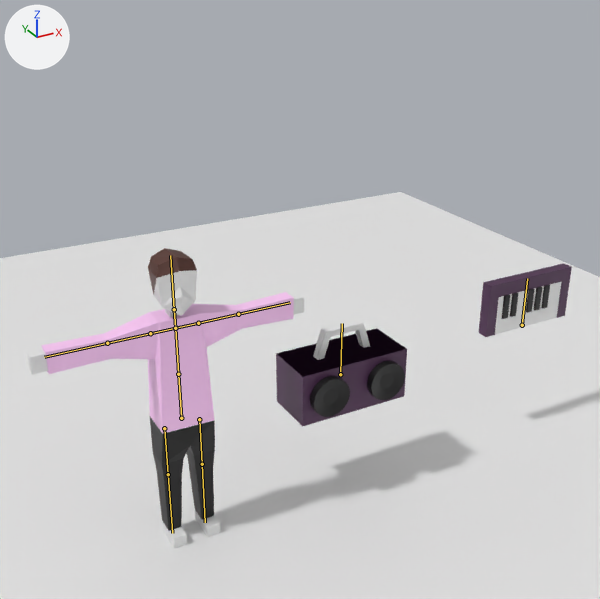
What one commit did to the Blender file mdlsrc/tanner.blend.
Before and after are seen from a 50 mm lens placed at (-3.88, -11.04, 9.32), pointed at (2.24, 0.1, 3.75). Lighting does not change. The marker at upper left points along +X, +Y and +Z. The bones that bend it are drawn over the model as lines.
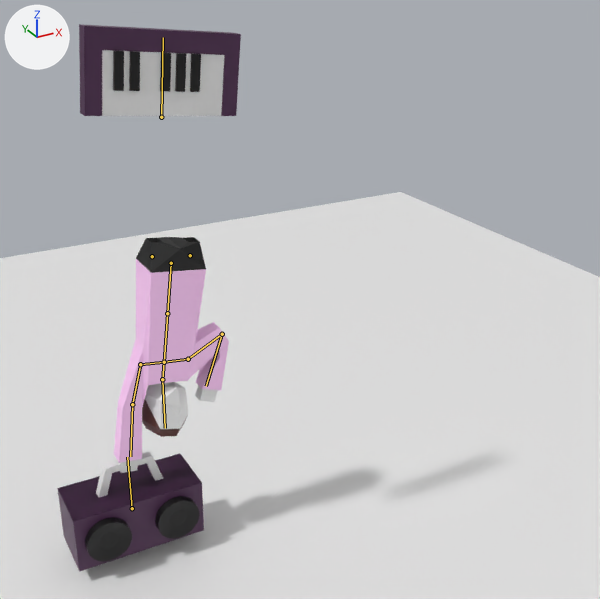
The newer file adds an action. The first version stands in its rest pose; the second is drawn at frame 40 of the action 'boombox_leave'.

Location of each change, [x1, y1, x2, y2] in pixels of the pictures (600 x 599 px):
```json
{"object": "Cube", "change": "posed", "before": [27, 248, 572, 549], "after": [57, 24, 241, 572], "on screen": "66% narrower, 82% taller"}
{"bone": "root", "before": "(181, 418) to (178, 374)", "after": "(171, 263) to (167, 313)"}
{"bone": "head", "before": "(174, 309) to (170, 255)", "after": "(162, 379) to (165, 428)"}
{"bone": "rarm1", "before": "(198, 323) to (238, 314)", "after": "(140, 364) to (132, 404)"}
{"bone": "rarm2", "before": "(238, 314) to (290, 302)", "after": "(132, 404) to (130, 456)"}
{"bone": "larm1", "before": "(150, 333) to (107, 343)", "after": "(188, 359) to (222, 334)"}
{"bone": "larm2", "before": "(107, 343) to (44, 357)", "after": "(222, 334) to (206, 386)"}
{"bone": "lthigh", "before": "(199, 419) to (202, 464)", "after": "(152, 256) to (152, 256)"}
{"bone": "rthigh", "before": "(164, 428) to (168, 474)", "after": "(190, 255) to (190, 255)"}
{"bone": "boombox", "before": "(340, 374) to (342, 323)", "after": "(132, 508) to (127, 457)"}
{"bone": "piano", "before": "(522, 325) to (527, 278)", "after": "(161, 117) to (163, 37)"}
```

The change, as JSON lines over the scene's bpy script:
```json
{"block": "bone_root", "where": "bone_root = bpy.data.objects['Armature'].pose.bones['root']"}
{"op": "set", "path": "bone_root.location", "old": "(0.0, 0.0, 0.0)", "new": "(0.0, 2.67, 0.0)"}
{"op": "set", "path": "bone_root.rotation_quaternion", "old": "(1.0, 0.0, 0.0, 0.0)", "new": "(0.069, 0.0, 0.0, 0.998)", "note": "degrees (0, 0, 0) -> degrees (0, 0, 172)"}
{"block": "bone_head", "where": "bone_head = bpy.data.objects['Armature'].pose.bones['head']  # child of 'neck'"}
{"op": "set", "path": "bone_head.rotation_quaternion", "old": "(1.0, 0.0, 0.0, 0.0)", "new": "(0.975, 0.012, -0.212, 0.058)", "note": "degrees (0, 0, 0) -> degrees (0, -25, 7)"}
{"block": "bone_rarm1", "where": "bone_rarm1 = bpy.data.objects['Armature'].pose.bones['rarm1']  # child of 'lshoulder'"}
{"op": "set", "path": "bone_rarm1.rotation_quaternion", "old": "(1.0, 0.0, 0.0, 0.0)", "new": "(0.748, 0.0, -0.005, 0.664)", "note": "degrees (0, 0, 0) -> degrees (0, 0, 83)"}
{"block": "bone_rarm2", "where": "bone_rarm2 = bpy.data.objects['Armature'].pose.bones['rarm2']  # child of 'rarm1'"}
{"op": "set", "path": "bone_rarm2.rotation_quaternion", "old": "(1.0, 0.0, 0.0, 0.0)", "new": "(0.997, -0.001, 0.002, 0.067)", "note": "degrees (0, 0, 0) -> degrees (0, 0, 8)"}
{"block": "bone_larm1", "where": "bone_larm1 = bpy.data.objects['Armature'].pose.bones['larm1']  # child of 'rshoulder'"}
{"op": "set", "path": "bone_larm1.rotation_quaternion", "old": "(1.0, 0.0, 0.0, 0.0)", "new": "(0.954, 0.0, 0.0, 0.299)", "note": "degrees (0, 0, 0) -> degrees (0, 0, 35)"}
{"block": "bone_larm2", "where": "bone_larm2 = bpy.data.objects['Armature'].pose.bones['larm2']  # child of 'larm1'"}
{"op": "set", "path": "bone_larm2.rotation_quaternion", "old": "(1.0, 0.0, 0.0, 0.0)", "new": "(0.364, 0.0, 0.0, -0.931)", "note": "degrees (0, 0, 0) -> degrees (0, 0, -137)"}
{"block": "bone_lthigh", "where": "bone_lthigh = bpy.data.objects['Armature'].pose.bones['lthigh']  # child of 'root'"}
{"op": "set", "path": "bone_lthigh.scale", "old": "(1.0, 1.0, 1.0)", "new": "(0.0, 0.0, 0.0)"}
{"block": "bone_rthigh", "where": "bone_rthigh = bpy.data.objects['Armature'].pose.bones['rthigh']  # child of 'root'"}
{"op": "set", "path": "bone_rthigh.scale", "old": "(1.0, 1.0, 1.0)", "new": "(0.0, 0.0, 0.0)"}
{"block": "bone_boombox", "where": "bone_boombox = bpy.data.objects['Armature'].pose.bones['boombox']"}
{"op": "set", "path": "bone_boombox.location", "old": "(0.0, 0.0, 0.0)", "new": "(-3.93, -1.47, -0.05)"}
{"block": "bone_piano", "where": "bone_piano = bpy.data.objects['Armature'].pose.bones['piano']"}
{"op": "set", "path": "bone_piano.location", "old": "(0.0, 0.0, 0.0)", "new": "(-7.41, 4.93, 0.51)"}
{"op": "set", "path": "bone_piano.rotation_quaternion", "old": "(1.0, 0.0, 0.0, 0.0)", "new": "(0.999, 0.0, 0.0, -0.048)", "note": "degrees (0, 0, 0) -> degrees (0, 0, -5)"}
```
